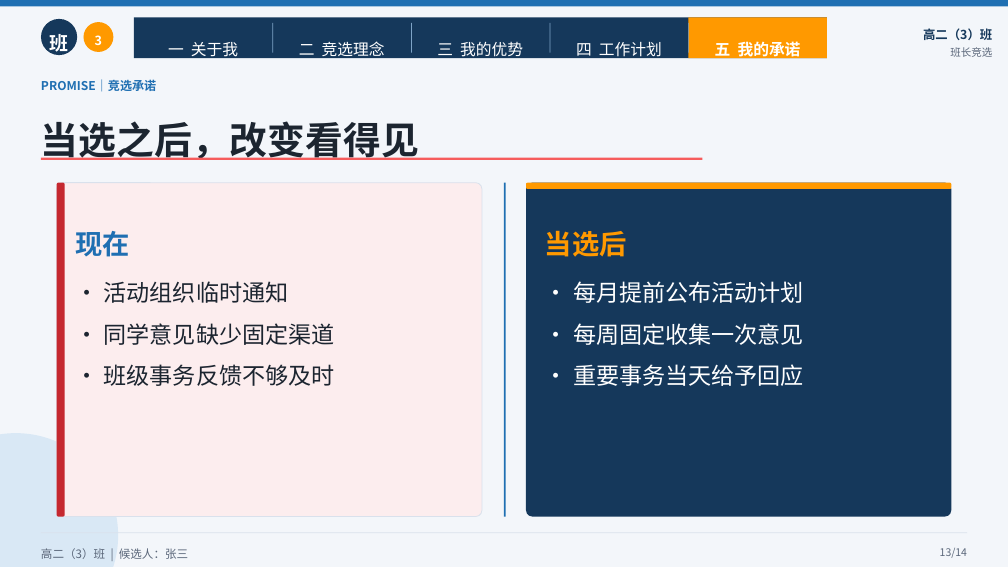
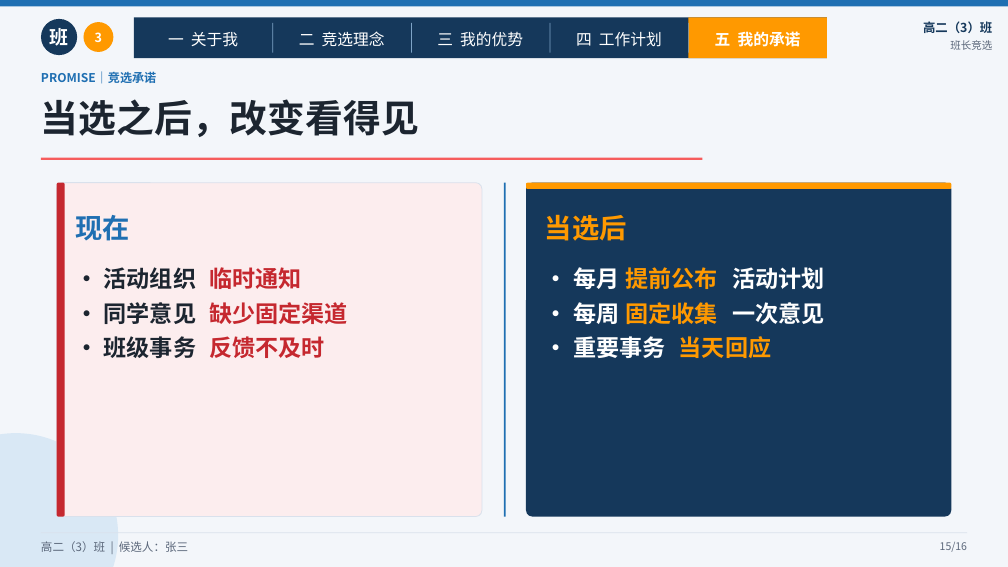
Before and after one commit to NEMU-CAN/Codex-PPT, a slide deck: slide 15 of dist/class-monitor-academic.pptx (slide 13 before the commit). Drawn at 1008x567 pixels with LibreOffice and Linux fonts; fonts in the diff are those of the drawing. Boxes give left, top, right and bottom in pixels: in the first picture for what was removed or moved away, otherwise in the second. Text is boxed around its words. In the diff, an @@ line names an element or a change of style, - is before the commit and + after.

```diff
--- a/dist/class-monitor-academic.pptx
+++ b/dist/class-monitor-academic.pptx
@@ text at [104, 267, 196, 289]: text changed; bold on @@
-• 活动组织临时通知
-• 同学意见缺少固定渠道
-• 班级事务反馈不够及时
+• 活动组织
@@ text added at [210, 267, 302, 289], 22 pt, text #C5282F, bold @@
+临时通知
@@ text added at [573, 267, 619, 289], 22 pt, text #FFFFFF, bold @@
+• 每月
@@ text added at [625, 267, 717, 289], 22 pt, text #FF9900, bold @@
+提前公布
@@ text added at [732, 267, 824, 289], 22 pt, text #FFFFFF, bold @@
+活动计划
@@ text removed at [573, 281, 804, 386] @@
-• 每月提前公布活动计划
-• 每周固定收集一次意见
-• 重要事务当天给予回应
@@ text added at [104, 302, 196, 324], 22 pt, text #1C2530, bold @@
+• 同学意见
@@ text added at [210, 302, 348, 324], 22 pt, text #C5282F, bold @@
+缺少固定渠道
@@ text added at [573, 302, 619, 324], 22 pt, text #FFFFFF, bold @@
+• 每周
@@ text added at [625, 302, 717, 324], 22 pt, text #FF9900, bold @@
+固定收集
@@ text added at [732, 302, 824, 324], 22 pt, text #FFFFFF, bold @@
+一次意见
@@ text added at [104, 336, 196, 358], 22 pt, text #1C2530, bold @@
+• 班级事务
@@ text added at [210, 336, 325, 358], 22 pt, text #C5282F, bold @@
+反馈不及时
@@ text added at [573, 336, 665, 358], 22 pt, text #FFFFFF, bold @@
+• 重要事务
@@ text added at [679, 336, 771, 358], 22 pt, text #FF9900, bold @@
+当天回应
@@ line spacing 1.5 to 1 in 14 elements at [168, 32, 238, 47], [299, 31, 385, 46], [437, 32, 523, 47], [576, 31, 662, 47], [715, 31, 801, 47], [50, 28, 69, 46], [95, 32, 102, 42], [923, 21, 992, 33], [950, 40, 992, 50], [41, 71, 156, 84], [41, 99, 419, 137], [76, 215, 131, 241], [545, 214, 627, 241], [41, 541, 188, 552] @@
@@ text at [940, 542, 967, 552]: text changed @@
-13/14
+15/16
```
Also in this commit, not shown: 13 other slides changed, 2 slides added, 5 other files.
